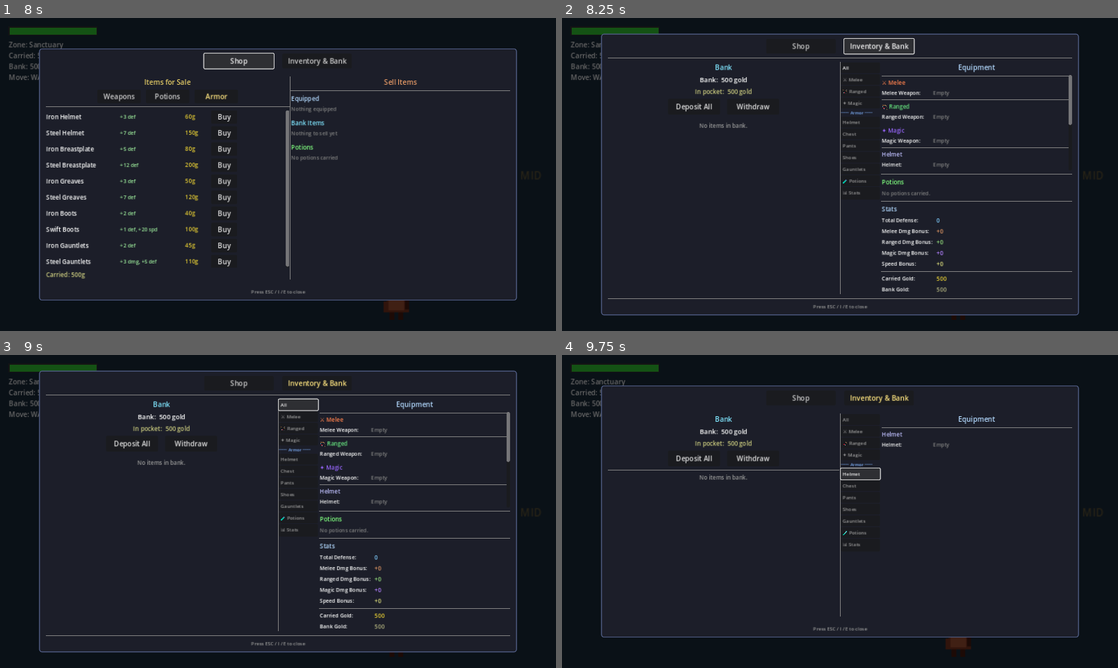
Above: before the commit, frames 1-4 (two rows, left to right).
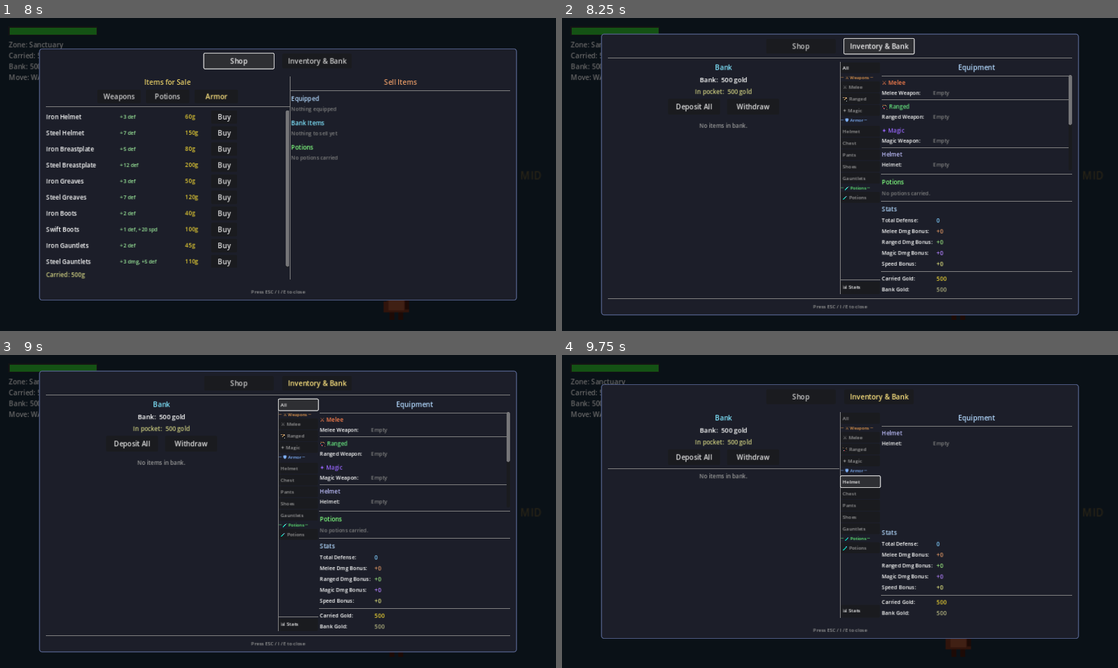
Above: after the commit, the same moments.

Repository: cbradshaw11/game-concept
Game: Godot game, scene res://scenes/world/world_scene.tscn
Same seed, same stepped clock (60 frames per second), same inputs: the game is played once before the commit and once after it.
Inputs:
- Up to frame 1 (8 s): tap Enter at 0.5 s; hold Right (ui_right) 0.53-1.28 s; tap Space (attack) at 0.6 s; hold Down (ui_down) 1.28-2.03 s; tap R (attack_magic) at 1.35 s; hold Right (ui_right) 2.03-2.78 s; tap Z (attack_melee) at 2.1 s; hold Up (ui_up) 2.78-3.53 s; tap Q (attack_ranged) at 2.85 s; hold Left (ui_left) 3.53-5 s; tap X (guard) at 3.6 s; tap E (interact) at 4.35 s; click "Weapons" at 5 s; click "Potions" at 5.75 s; click "Armor" at 6.5 s; click "Shop" at 7.25 s
- Up to frame 2 (8.25 s): click "Inventory & Bank" at 8 s
- Up to frame 3 (9 s): click "All" at 8.75 s
- Up to frame 4 (9.75 s): click "Helmet" at 9.5 s

Frame 1 is identical in both runs. In frame 2, 0.6% of the frame differs, in the area x 50-58%, y 18-87%; in frame 3, 0.6%; in frame 4, 3.5%, in the area x 7-93%, y 9-91%.

Commit message:
feat: weapon/armor/potion section headers in sidebar, stats as toggle at bottom

Diff:
--- a/game/scenes/hub/unified_menu.gd
+++ b/game/scenes/hub/unified_menu.gd
@@ -1117,26 +1117,28 @@
 	equip_vbox.add_child(sidebar)
 
 	var filters := [
-		["All", "all"],
-		["⚔ Melee", "melee"],
-		["🏹 Ranged", "ranged"],
-		["✦ Magic", "magic"],
-		["_separator_", ""],
-		["Helmet", "helmet"],
-		["Chest", "breastplate"],
-		["Pants", "pants"],
-		["Shoes", "shoes"],
-		["Gauntlets", "gauntlets"],
-		["🧪 Potions", "potions"],
-		["📊 Stats", "stats"],
+		["All", "all", ""],
+		["_header_", "Weapons", "⚔"],
+		["⚔ Melee", "melee", ""],
+		["🏹 Ranged", "ranged", ""],
+		["✦ Magic", "magic", ""],
+		["_header_", "Armor", "🛡"],
+		["Helmet", "helmet", ""],
+		["Chest", "breastplate", ""],
+		["Pants", "pants", ""],
+		["Shoes", "shoes", ""],
+		["Gauntlets", "gauntlets", ""],
+		["_header_", "Potions", "🧪"],
+		["🧪 Potions", "potions", ""],
 	]
 
 	for f in filters:
-		if f[0] == "_separator_":
+		if f[0] == "_header_":
 			var lbl := Label.new()
-			lbl.text = "─── Armor ───"
+			lbl.text = "─ %s %s ─" % [f[2], f[1]]
 			lbl.add_theme_font_size_override("font_size", 10)
-			lbl.add_theme_color_override("font_color", Color(0.5, 0.7, 1.0))
+			var hdr_color := Color(0.9, 0.6, 0.3) if f[1] == "Weapons" else (Color(0.5, 0.7, 1.0) if f[1] == "Armor" else Color(0.4, 1.0, 0.5))
+			lbl.add_theme_color_override("font_color", hdr_color)
 			sidebar.add_child(lbl)
 			continue
 
@@ -1150,6 +1152,30 @@
 		sidebar.add_child(btn)
 		filter_buttons[f[1]] = btn
 
+	# Stats toggle at the bottom — separated
+	var spacer := Control.new()
+	spacer.size_flags_vertical = Control.SIZE_EXPAND_FILL
+	sidebar.add_child(spacer)
+
+	var stats_sep := HSeparator.new()
+	sidebar.add_child(stats_sep)
+
+	var stats_btn := Button.new()
+	stats_btn.text = "📊 Stats"
+	stats_btn.custom_minimum_size = Vector2(88, 22)
+	stats_btn.add_theme_font_size_override("font_size", 11)
+	stats_btn.alignment = HORIZONTAL_ALIGNMENT_LEFT
+	stats_btn.pressed.connect(_toggle_stats)
+	sidebar.add_child(stats_btn)
+	filter_buttons["stats"] = stats_btn
+
+	_update_filter_highlight()
+
+var stats_visible: bool = true
+
+func _toggle_stats() -> void:
+	stats_visible = not stats_visible
+	_update_equip_section_visibility()
 	_update_filter_highlight()
 
 func _set_equip_filter(key: String) -> void:
@@ -1164,20 +1190,18 @@
 func _update_filter_highlight() -> void:
 	for k in filter_buttons:
 		var btn: Button = filter_buttons[k]
-		if k == equip_filter:
-			btn.add_theme_color_override("font_color", Color(1.0, 1.0, 1.0))
-		else:
-			btn.add_theme_color_override("font_color", Color(0.6, 0.6, 0.6))
+		var is_active: bool = (k == "stats" and stats_visible) or (k != "stats" and k == equip_filter)
+		btn.add_theme_color_override("font_color", Color(1.0, 1.0, 1.0) if is_active else Color(0.6, 0.6, 0.6))
 
 func _update_equip_section_visibility() -> void:
 	var show_potions: bool = equip_filter == "all" or equip_filter == "potions"
-	var show_stats: bool = equip_filter == "all" or equip_filter == "stats"
 	potions_sep_node.visible = show_potions
 	pot_title_node.visible = show_potions
 	potions_vbox.visible = show_potions
-	stats_sep_node.visible = show_stats
-	st_title_node.visible = show_stats
-	stats_vbox.visible = show_stats
+	# Stats respects the toggle regardless of filter
+	stats_sep_node.visible = stats_visible
+	st_title_node.visible = stats_visible
+	stats_vbox.visible = stats_visible
 
 # ── Equipment (right pane of Inventory tab) ──
 
